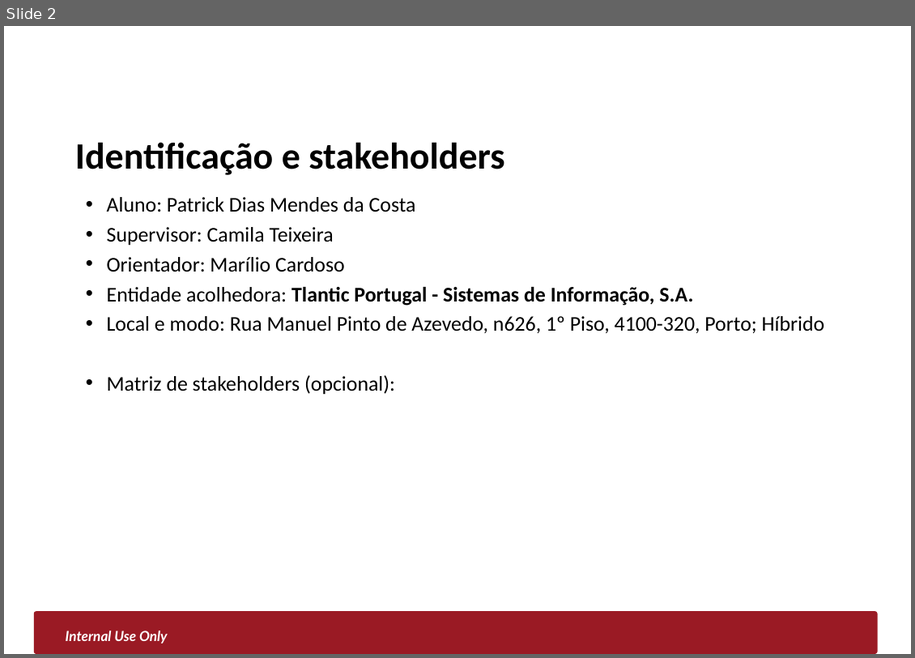
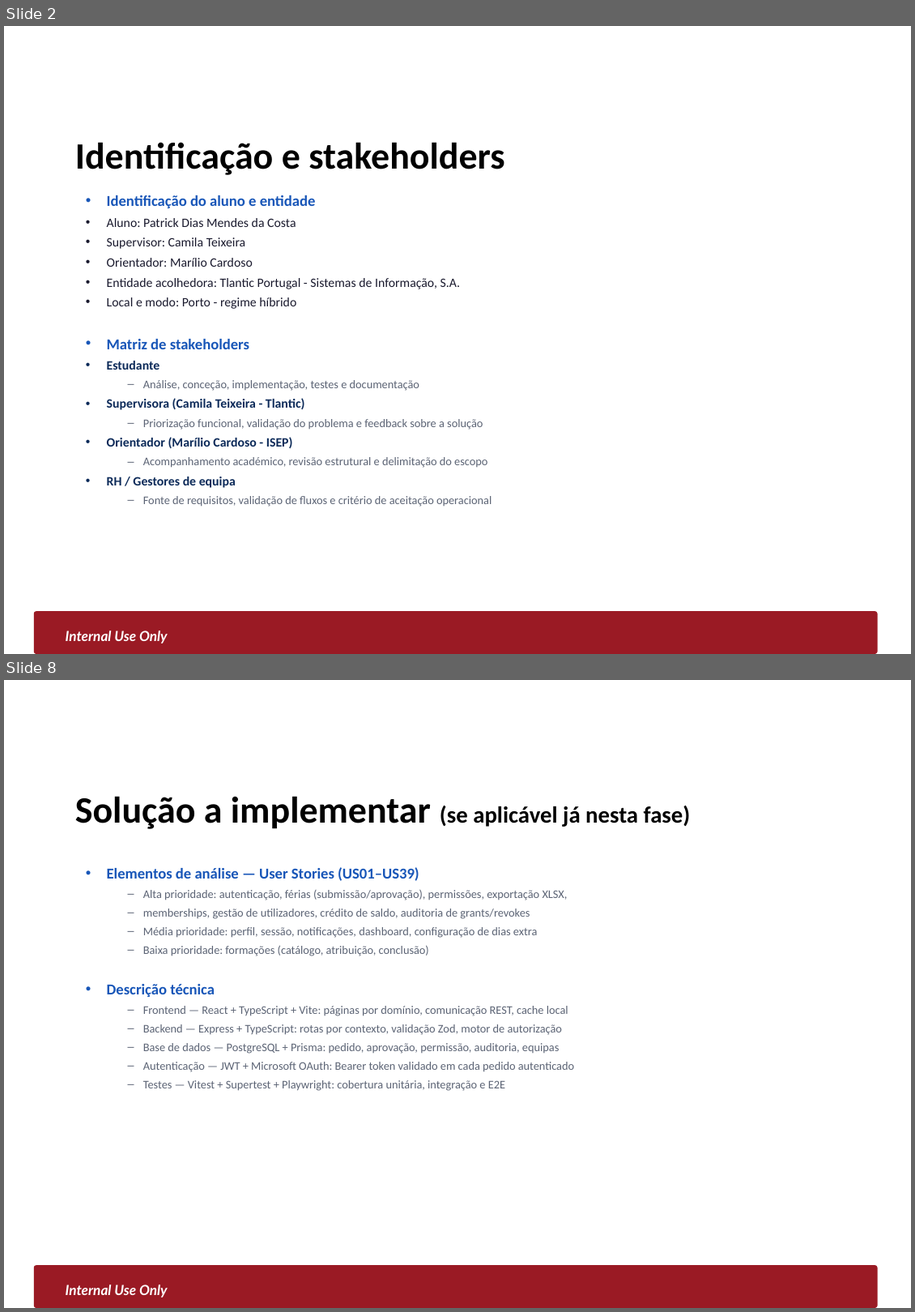
Before and after one commit to PatrickCosta1/Smarter_Hub, a slide deck: docs/PC2/PROES_PC2_2025_2026.pptx. Shown one above the other, each under a label of ours: slide 2 before the commit, slides 2 and 8 after it; the slides between them are not shown. The pictures are 915x658 and 915x1312 pixels, drawn with LibreOffice and Linux fonts; fonts in the diff are those of the drawing; background and template pictures are left out. Boxes give left, top, right and bottom in pixels: in the first picture for what was removed or moved away, otherwise in the second. Text is boxed around its words. In the diff, an @@ line names an element or a change of style, - is before the commit and + after.

Commit message:
equipas e formacoes

```diff
--- a/docs/PC2/PROES_PC2_2025_2026.pptx
+++ b/docs/PC2/PROES_PC2_2025_2026.pptx
@@ slide 8 added at [4, 680, 911, 1308], background #FFFFFF; not listed: 2 template elements that a slide beside it also shows @@
@@ title added at [75, 796, 691, 829], 20 pt, text #000000, bold @@
+Solução a implementar (se aplicável já nesta fase)
@@ text added at [107, 867, 574, 1091], 10 pt, text #5C6475 @@
+• Elementos de análise — User Stories (US01–US39)
+  – Alta prioridade: autenticação, férias (submissão/aprovação), permissões, exportação XLSX,
+  – memberships, gestão de utilizadores, crédito de saldo, auditoria de grants/revokes
+  – Média prioridade: perfil, sessão, notificações, dashboard, configuração de dias extra
+  – Baixa prioridade: formações (catálogo, atribuição, conclusão)
+• Descrição técnica
+  – Frontend — React + TypeScript + Vite: páginas por domínio, comunicação REST, cache local
+  – Backend — Express + TypeScript: rotas por contexto, validação Zod, motor de autorização
+  – Base de dados — PostgreSQL + Prisma: pedido, aprovação, permissão, auditoria, equipas
+  – Autenticação — JWT + Microsoft OAuth: Bearer token validado em cada pedido autenticado
+  – Testes — Vitest + Supertest + Playwright: cobertura unitária, integração e E2E
@@ slide 2 changed as well @@
@@ text at [107, 195, 316, 208]: paragraph added @@
+• Identificação do aluno e entidade
@@ text at [107, 218, 461, 289]: size 18 to 11 pt, text colour #000000 to #1A1A2E in "Aluno: Patrick Dias Mendes da Costa", "Supervisor: Camila Teixeira", "Orientador: Marílio Cardoso", "Entidade acolhedora: Tlantic Portugal - Sistemas de ..."; bold off in "Tlantic Portugal - Sistemas de Informação, S.A." @@
@@ text at [107, 297, 492, 506]: text changed; size 18 to 10 pt; text colour #000000 to #5C6475 @@
-• Local e modo: Rua Manuel Pinto de Azevedo, n626, 1º Piso, 4100-320, Porto; Híbrido
-• Matriz de stakeholders (opcional):
+• Local e modo: Porto - regime híbrido
+• Matriz de stakeholders
+• Estudante
+  – Análise, conceção, implementação, testes e documentação
+• Supervisora (Camila Teixeira - Tlantic)
+  – Priorização funcional, validação do problema e feedback sobre a solução
+• Orientador (Marílio Cardoso - ISEP)
+  – Acompanhamento académico, revisão estrutural e delimitação do escopo
+• RH / Gestores de equipa
+  – Fonte de requisitos, validação de fluxos e critério de aceitação operacional
```
Also in this commit, not shown: 7 other slides changed, 2 other slides added, 32 other files.
